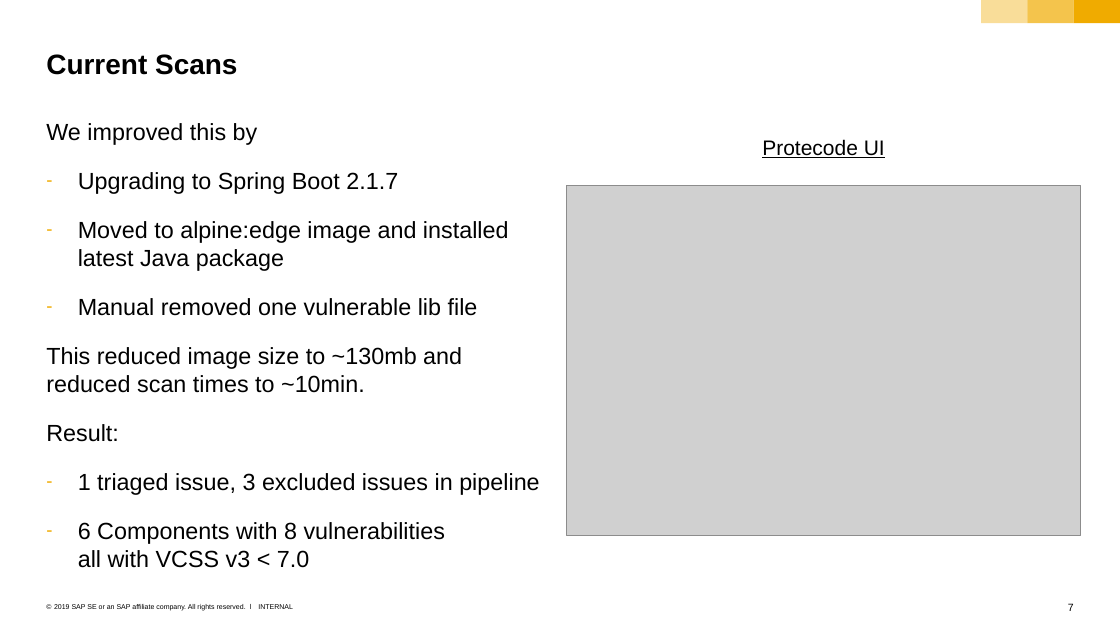
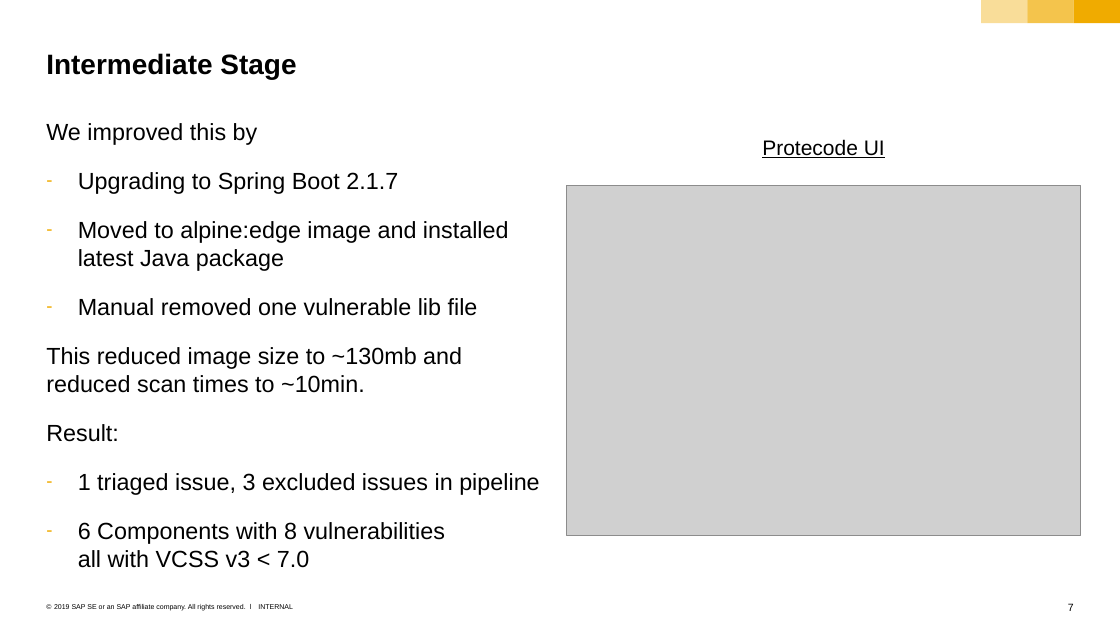
Before and after one commit to cuijiyao01/docker-k8s-training, a slide deck: slide 7 of kubernetes/k8s-bulletinboard/0x_k8s-bulletinboard-Pipeline.pptx. Drawn at 1120x630 pixels with LibreOffice and Linux fonts; fonts in the diff are those of the drawing; grey boxes stand for pictures. Boxes give left, top, right and bottom in pixels: in the first picture for what was removed or moved away, otherwise in the second. Text is boxed around its words. In the diff, an @@ line names an element or a change of style, - is before the commit and + after.

```diff
--- a/kubernetes/k8s-bulletinboard/0x_k8s-bulletinboard-Pipeline.pptx
+++ b/kubernetes/k8s-bulletinboard/0x_k8s-bulletinboard-Pipeline.pptx
@@ title at bbox=[46, 53, 296, 79]: text changed @@
-Current Scans
+Intermediate Stage
```
Also in this commit, not shown: 2 slides added.
